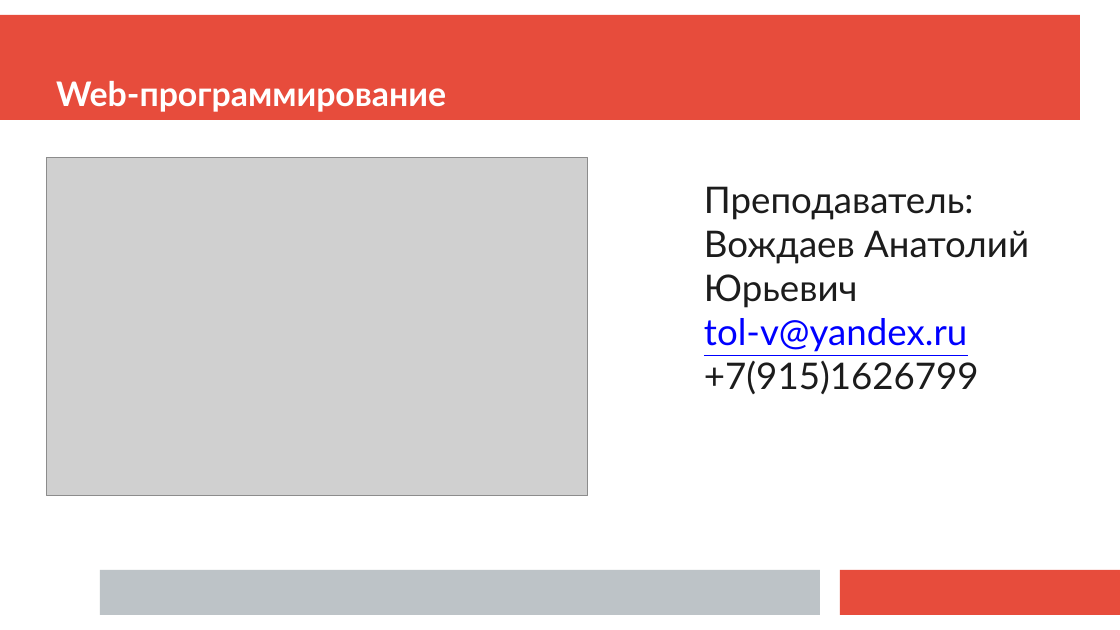
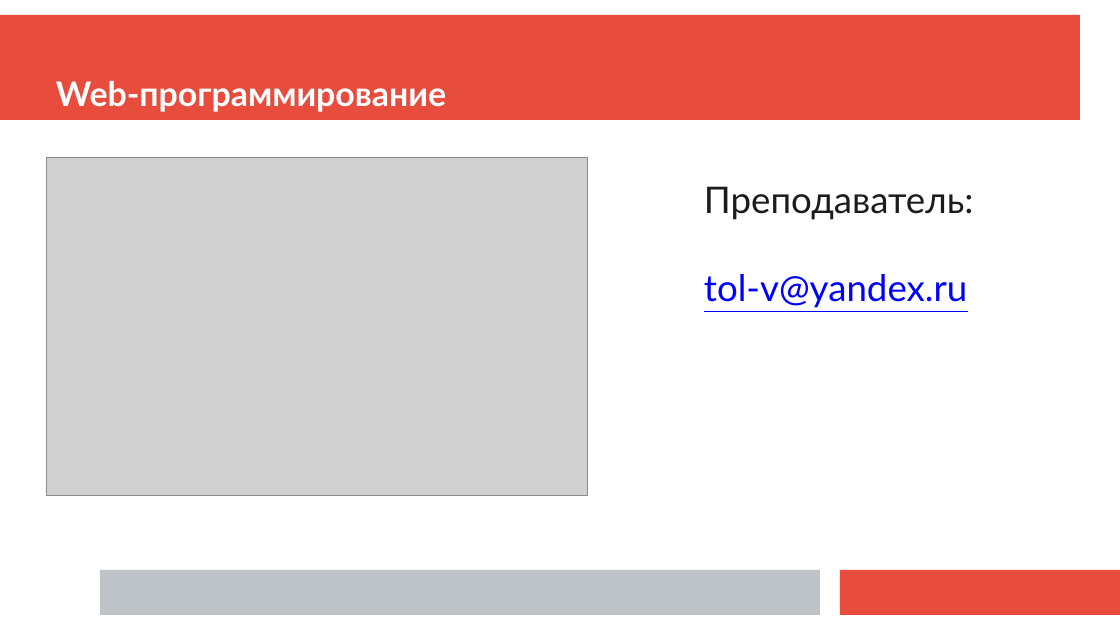
Before and after one commit to Sanchez0/Web-Programming-lessons, a slide deck: slide 1 of Занятие 1/Лекция 1.pptx. Drawn at 1120x630 pixels with LibreOffice and Linux fonts; fonts in the diff are those of the drawing; grey boxes stand for pictures. Boxes give left, top, right and bottom in pixels: in the first picture for what was removed or moved away, otherwise in the second. Text is boxed around its words. In the diff, an @@ line names an element or a change of style, - is before the commit and + after.

```diff
--- a/Занятие 1/Лекция 1.pptx
+++ b/Занятие 1/Лекция 1.pptx
@@ text at box(704, 230, 1029, 308): paragraph removed @@
-Вождаев Анатолий Юрьевич
@@ text at box(704, 361, 979, 394): paragraph removed @@
-+7(915)1626799
```
Also in this commit, not shown: 6 other slides changed.
